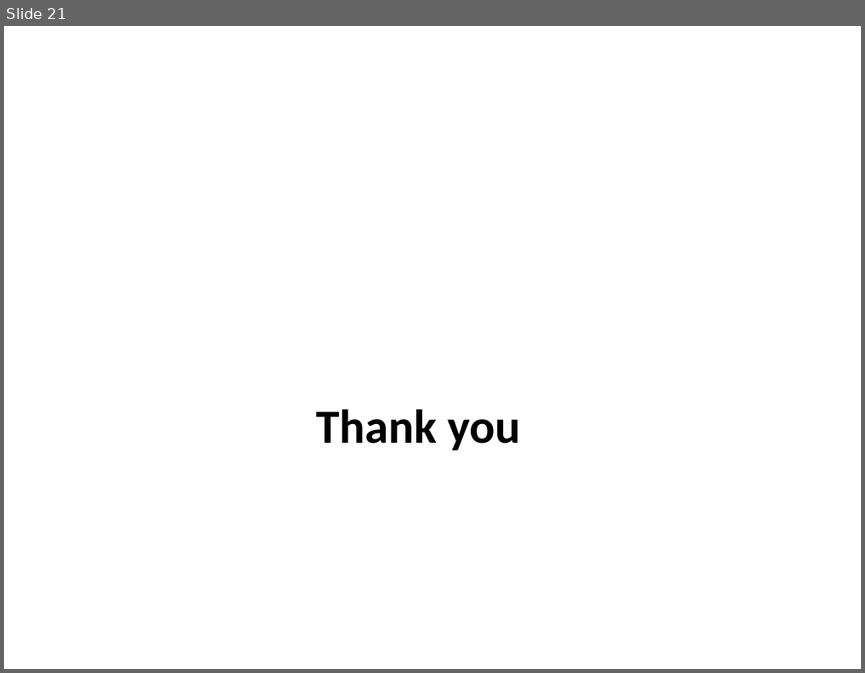
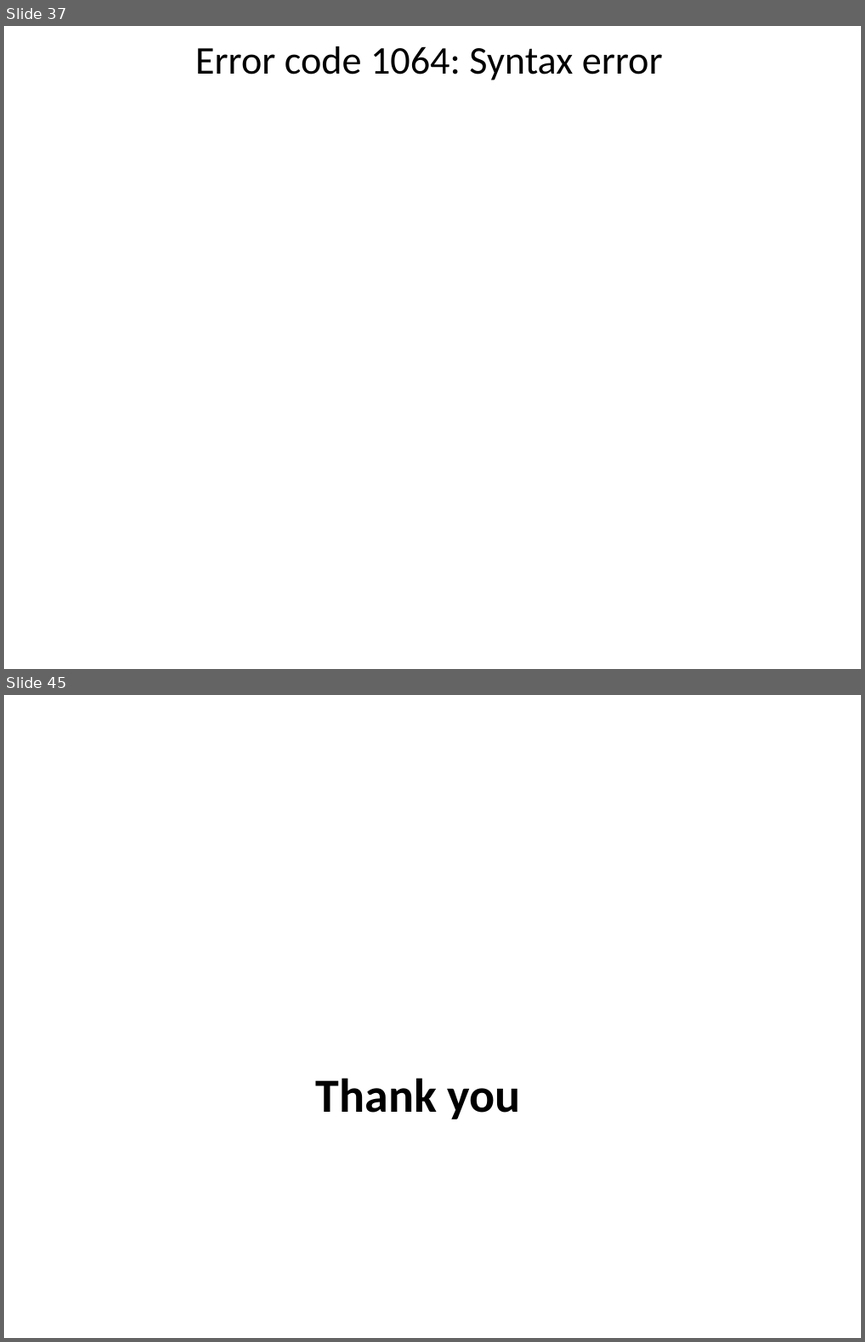
Before and after one commit to hosniah/mysql-labs, a slide deck: Administration MYSQL.pptx. Shown one above the other, each under a label of ours: slide 21 before the commit, slides 37 and 45 after it; the slides between them are not shown. The pictures are 865x673 and 865x1342 pixels, drawn with LibreOffice and Linux fonts; fonts in the diff are those of the drawing; background and template pictures are left out. Boxes give left, top, right and bottom in pixels: in the first picture for what was removed or moved away, otherwise in the second. Text is boxed around its words. In the diff, an @@ line names an element or a change of style, - is before the commit and + after.

```diff
--- a/Administration MYSQL.pptx
+++ b/Administration MYSQL.pptx
@@ slide 37 added at bbox=[4, 26, 861, 669], background picture (left out) @@
@@ title added at bbox=[195, 46, 663, 80], 33 pt, text #000000 @@
+Error code 1064: Syntax error
@@ what was slide 21 is now slide 45 @@
```
Also in this commit, not shown: 2 slides changed, 23 other slides added.
